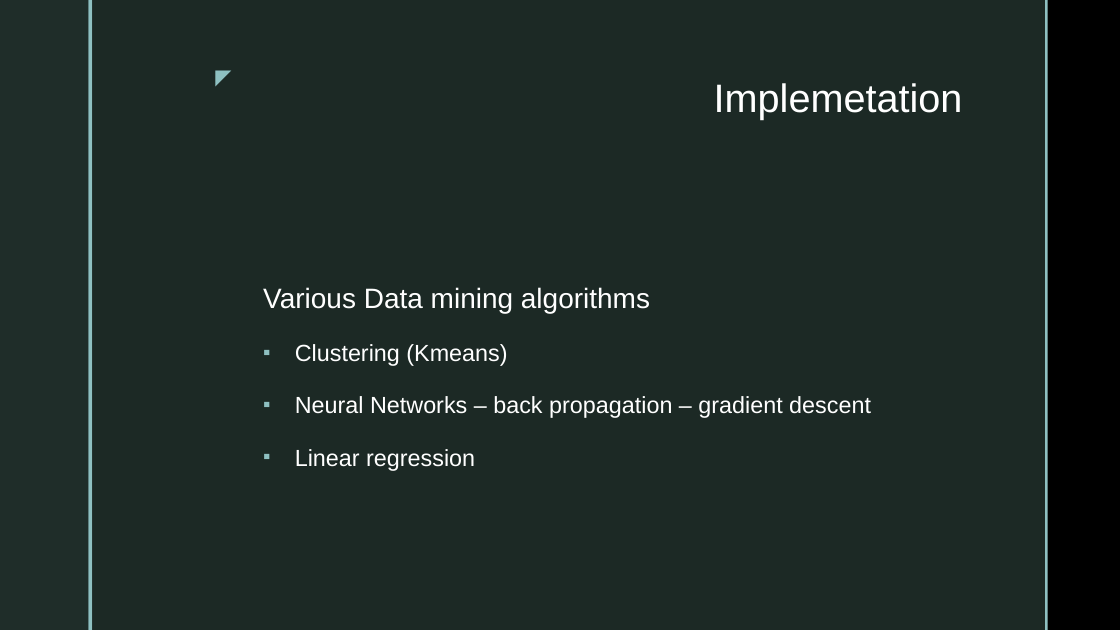
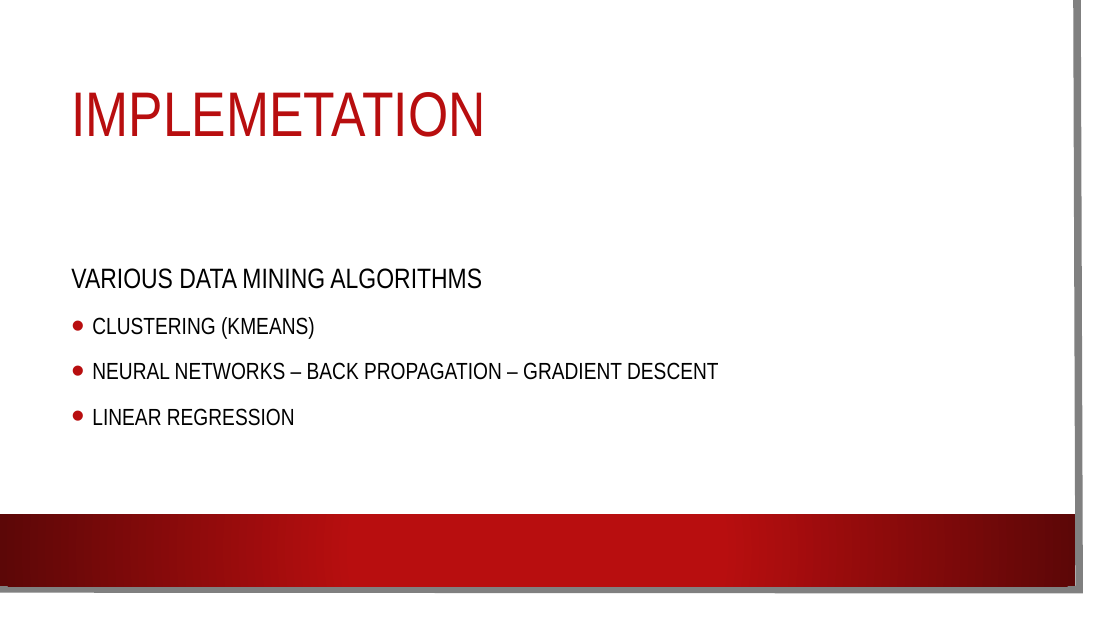
Before and after one commit to Shahzeb21/Dissertation, a slide deck: slide 5 of Research/Previous/EndOfTermPresentation.pptx. Drawn at 1120x630 pixels with LibreOffice and Linux fonts; fonts in the diff are those of the drawing; background and template pictures are left out. Boxes give left, top, right and bottom in pixels: in the first picture for what was removed or moved away, otherwise in the second. Text is boxed around its words. In the diff, an @@ line names an element or a change of style, - is before the commit and + after.

```diff
--- a/Research/Previous/EndOfTermPresentation.pptx
+++ b/Research/Previous/EndOfTermPresentation.pptx
@@ rectangle: place and size @@
-rectangle at bbox=[92, 0, 1045, 630]
+rectangle at bbox=[0, 0, 1101, 611]
@@ rectangle at bbox=[0, 0, 1101, 611]: fill #1F2D29 at 92% opacity to #FFFFFF; shadow on @@
@@ rectangle removed at bbox=[0, 0, 88, 630] @@
@@ freeform shape added at bbox=[0, 0, 1080, 590], outline #808080 6.5 pt @@
@@ rectangle removed at bbox=[88, 0, 92, 630] @@
@@ rectangle removed at bbox=[1045, 0, 1048, 630] @@
@@ text removed at bbox=[202, 59, 239, 92] @@
-◤
@@ title "IMPLEMETATION" at bbox=[71, 92, 485, 137]: vertical alignment top to middle @@
@@ title at bbox=[71, 92, 485, 137]: text changed; size 34 to 54 pt; font Arial to Arial Narrow; text colour #FFFFFF to #B80E0F @@
-Implemetation
+IMPLEMETATION
@@ text at bbox=[71, 268, 718, 426]: text changed; font Arial to Arial Narrow; text colour #FFFFFF to #000000 @@
-Various Data mining algorithms
-▪ Clustering (Kmeans)
-▪ Neural Networks – back propagation – gradient descent
-▪ Linear regression
+VARIOUS DATA MINING ALGORITHMS
+• CLUSTERING (KMEANS)
+• NEURAL NETWORKS – BACK PROPAGATION – GRADIENT DESCENT
+• LINEAR REGRESSION
@@ rectangle added at bbox=[0, 514, 1075, 586], fill gradient #B80E0F to #5C0707 @@
```
Also in this commit, not shown: 10 other slides changed, 7 other files.
